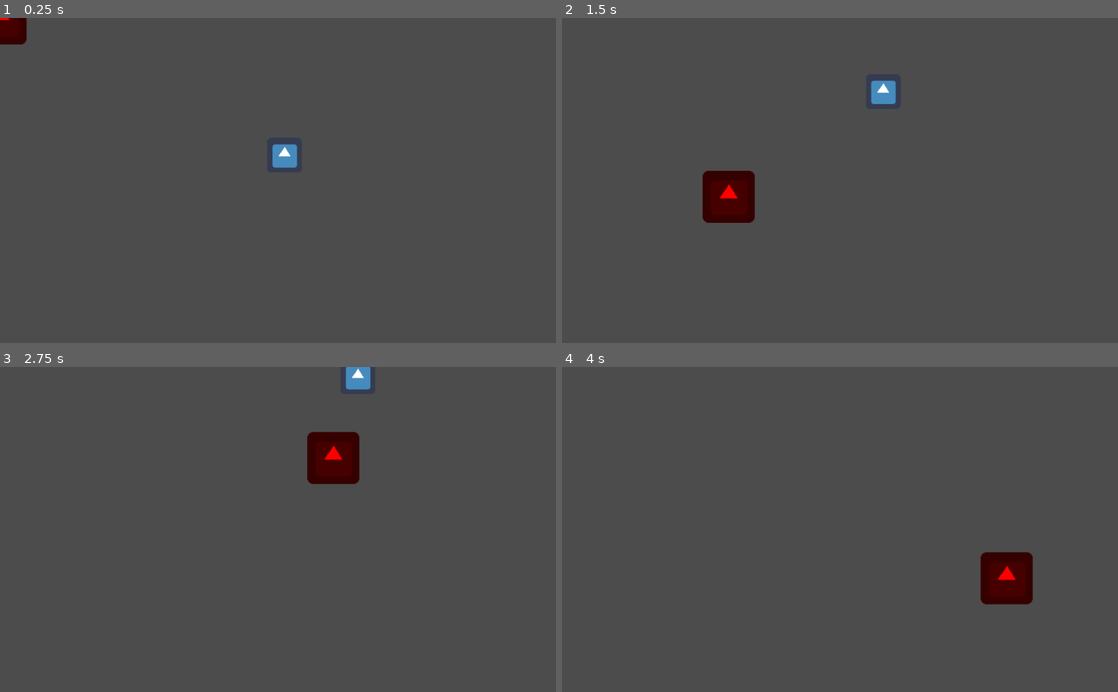
Above: before the commit, frames 1-4 (two rows, left to right).
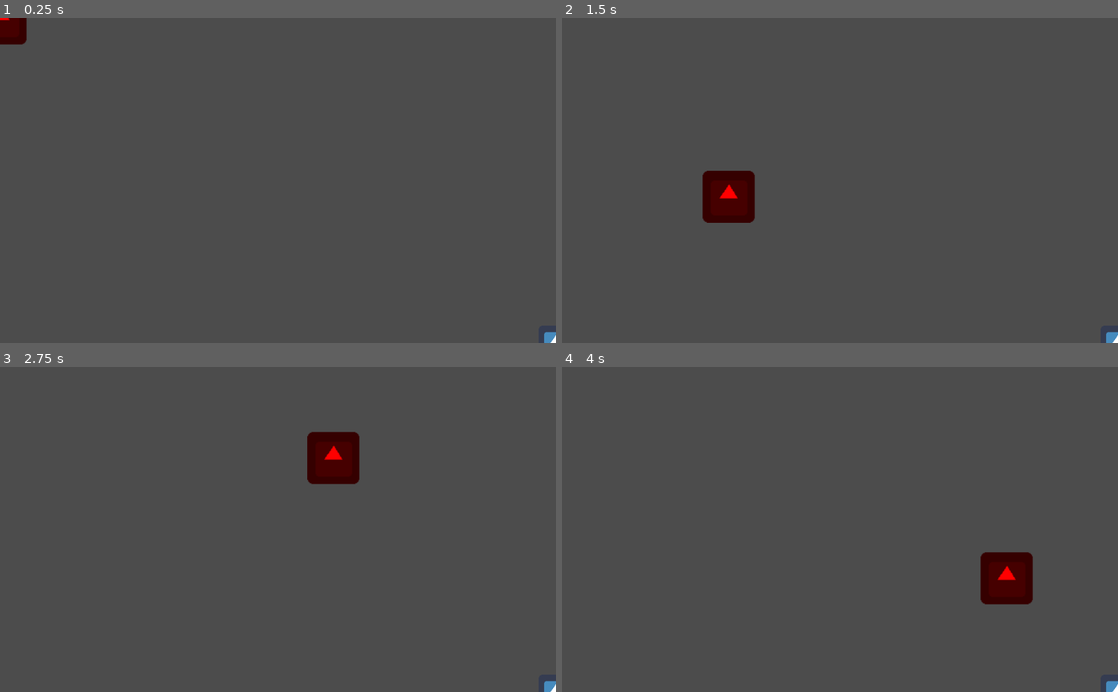
Above: after the commit, the same moments.

Repository: AtharvVohra/Spider-Swat
Game: Godot game, scene res://Scenes/World.tscn
Two runs of this game, one before a commit and one after it. Both use one fixed random seed, a clock stepped at 60 frames per second and the inputs below. The engine's default icon, where the game draws it, is replaced by a stand-in: a white triangle on a blue panel in a dark square.
Inputs (mouse positions are in pixels of both pictures, inside the frame that each line leads up to):
- Up to frame 1 (0.25 s): no input
- Up to frame 2 (1.5 s): move the mouse to (962, 164) at 0.52 s; hold Right (ui_right) 0.53-1.28 s; move the mouse to (728, 196) at 1.27 s; hold Left (ui_left) from 1.28 s (still down)
- Up to frame 3 (2.75 s): move the mouse to (333, 458) at 2.02 s; release Left (ui_left) at 2.03 s; hold Right (ui_right) from 2.03 s (still down)
- Up to frame 4 (4 s): move the mouse to (812, 594) at 2.77 s; tap Enter at 3.5 s; move the mouse to (1006, 578) at 3.52 s; release Right (ui_right) at 3.53 s; hold Left (ui_left) from 3.53 s (still down)

The runs differ from the first frame. In frame 1, 0.4% of the frame differs, in the area x 49-100%, y 38-100%; in frame 2, 0.4%, in the area x 55-100%, y 19-100%; in frame 3, 0.4%; in frame 4, less than 0.1%.

Commit message:
Figured out how to find the edges of the viewport. Will add in random start position selection, and random goal position selection

Diff:
--- a/Scripts/Spider_Movement.gd
+++ b/Scripts/Spider_Movement.gd
@@ -3,15 +3,33 @@
 # class member variables go here, for example:
 # var a = 2
 # var b = "textvar"
-var velocity = Vector2(1,1) #velocity
+var velocity = Vector2() #velocity
 
 
 func _ready():
 	# Called when the node is added to the scene for the first time.
 	# Initialization here
+	var world_rect = get_viewport_rect()
 	randomize()
-	velocity.x = randi()%200-100
-	velocity.y = randi()%200-100
+	print(world_rect.end.x)
+	print(world_rect.end.y)
+	print(world_rect.position.x)
+	print(world_rect.position.y)
+
+	var random_x = randi()%int(world_rect.end.x - world_rect.position.x) + 1
+	var random_y = randi()%int(world_rect.end.y - world_rect.position.y) + 1
+
+	print(random_x)
+	print(random_y)
+
+
+	position.x = 1024#randi()%int(world_rect.end.x - world_rect.position.x) + 1
+	position.y = 600#randi()%int(world_rect.end.y - world_rect.position.y) + 1
+	velocity = Vector2(0,0)
+	#randomize()
+	#velocity.x = randi()%200-100
+	#velocity.y = randi()%200-100
+	pass
 
 func _process(delta):
 #	# Called every frame. Delta is time since last frame.
